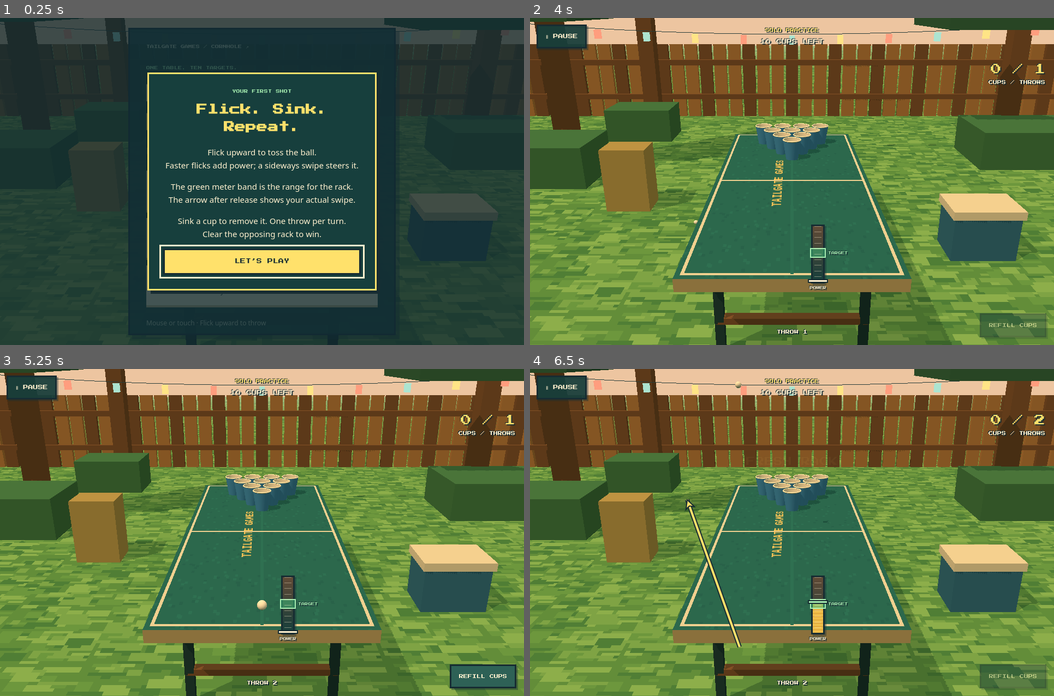
Above: before the commit, frames 1-4 (two rows, left to right).
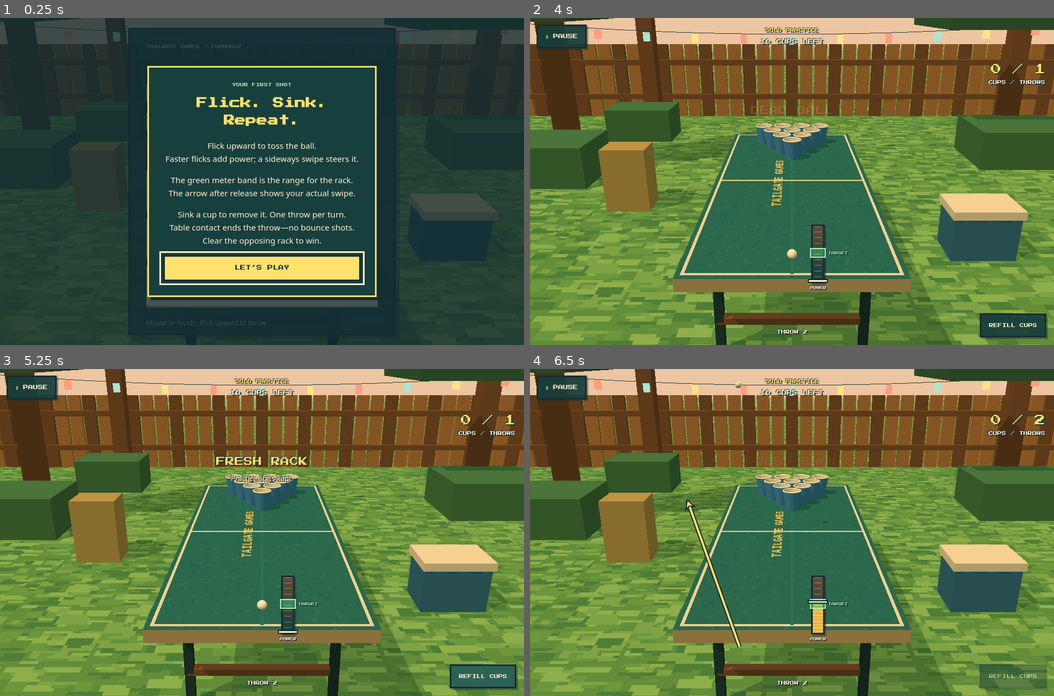
Above: after the commit, the same moments.

Repository: Ashe-Oro/backyard-games
Game: browser game, page beer-pong/index.html
The game is run twice, just before and just after one commit, with the same random seed, the same clock (stepped at 60 frames per second) and the same inputs.
Inputs (mouse positions are in pixels of both pictures, inside the frame that each line leads up to):
- Up to frame 1 (0.25 s): no input
- Up to frame 2 (4 s): click "LET’S PLAY" at 0.27 s; click "SOLO PRACTICE Unlimited throw…" at 0.52 s; move the mouse to (792, 214) at 1.07 s; click "REFILL CUPS" at 1.27 s; move the mouse to (687, 148) at 1.67 s; click "REFILL CUPS" at 1.87 s; press the mouse at (896, 132) at 2.27 s; release the mouse at (792, 116) at 2.4 s; move the mouse to (870, 246) at 2.87 s; move the mouse to (661, 263) at 3.47 s
- Up to frame 3 (5.25 s): press the mouse at (262, 467) at 4.07 s; release the mouse at (209, 646) at 4.2 s; click (482, 676) at 4.27 s, where only the run after the commit has a clickable "REFILL CUPS"; move the mouse to (419, 548) at 4.67 s; click (482, 676) at 4.87 s, where only the run after the commit has a clickable "REFILL CUPS"
- Up to frame 4 (6.5 s): move the mouse to (634, 532) at 5.27 s; click "REFILL CUPS" at 5.47 s; press the mouse at (739, 646) at 5.87 s; release the mouse at (687, 499) at 6 s; move the mouse to (844, 418) at 6.47 s

The runs differ from the first frame. In frame 1, 7.6% of the frame differs, in the area x 28-73%, y 14-87%; in frame 2, 1.0%; in frame 3, 0.5%; in frame 4, nothing differs.

Commit message:
End Beer Pong throws on table contact

Diff:
--- a/beer-pong/game.js
+++ b/beer-pong/game.js
@@ -88,7 +88,7 @@
 function targetWindow(){const rack=cups.filter(c=>c.team===1-state.turn&&c.alive);const powers=rack.map(c=>powerForPoint(c.x,c.z));
  return powers.length?{lo:Math.min(...powers)-.012,hi:Math.max(...powers)+.012}:{lo:.4,hi:.6};}
 function newBall(team,power,slope=0){const direction=team===0?-1:1,screenRight=team===0?1:-1,yaw=clamp(Math.atan(slope)*.65,-.35,.35),speed=3.2+clamp(power,0,1)*3.4;
- return {team,power,state:'fly',p:new THREE.Vector3(0,RELEAS …(181 unchanged characters)… ),age:0,sinkAge:0,hitCup:null,bounces:0,tableBounces:0,rimHits:0};}
+ return {team,power,state:'fly',p:new THREE.Vector3(0,RELEAS …(181 unchanged characters)… ),age:0,sinkAge:0,hitCup:null,bounces:0,deadReason:null,rimHits:0};}
 function stepBall(b,dt){
  if(b.state!=='fly')return;b.age+=dt;b.prev.copy(b.p);b.v.y-=G*dt;b.p.addScaledVector(b.v,dt);
  for(const c of cups){
@@ -111,8 +111,8 @@
   }
  }
  const onTable=Math.abs(b.p.x)<TABLE_W/2+BALL_R&&Math.abs(b.p.z-TABLE_Z)<TABLE_L/2+BALL_R;
- if(onTable&&b.p.y<=TABLE_Y+BALL_R&&b.prev.y>=TABLE_Y+BALL_R){b.p.y=TABLE_Y+BALL_R;b.v.y=Math.abs(b.v.y)*.65;b.v.x*=.88;b.v.z*=.88;b.bounces++;b.tableBounces++;}
- if(b.p.y<=BALL_R){b.p.y=BALL_R;b.v.y=Math.abs(b.v.y)*.28;b.v.x*=.65;b.v.z*=.65;b.bounces++;if(b.v.length()<.3||b.bounces>5)b.state='done';}
+ if(onTable&&b.p.y<=TABLE_Y+BALL_R&&b.prev.y>=TABLE_Y+BALL_R){b.p.y=TABLE_Y+BALL_R;b.v.set(0,0,0);b.deadReason='table';b.state='done';return;}
+ if(b.p.y<=BALL_R){b.p.y=BALL_R;b.v.set(0,0,0);b.deadReason='ground';b.state='done';return;}
  if(b.age>5||Math.abs(b.p.x)>7||b.p.z>8||b.p.z<-10)b.state='done';
 }
 let meterDirty=true;
@@ -171,6 +171,7 @@
 function finishShot(scoredCup=null){
  const team=state.turn;
  if(scoredCup){scoredCup.alive=false;scoredCup.group.visible=false;celebrate(scoredCup);if(scoredCup.team!==team)state.hits[team]++;message(scoredCup.team===team?'OWN CUP!':'CUP!',scoredCup.team===team?'That one came back to bite.':`${remaining(scoredCup.team)} cups left.`,1.2);}
+ else if(ball?.deadReason==='table')message('DEAD BALL','Touched the table.',.95);
  else message('NO CUP',ball?.rimHits?'Off the cup. Try a different angle.':'Adjust your power or swipe angle.',.95);
  ball=null;flying.visible=false;
  if(state.mode==='practice'&&remaining(1)===0){state.phase='over';$('result-tag').textContent='RACK CLEARED';$('result- …(215 unchanged characters)…
@@ -234,6 +235,6 @@
  startMatch,throwWith:launchShot,refill:refillCups,
  _screen:(x,y,z)=>{const p=new THREE.Vector3(x,y,z).project(camera);return {x:(p.x+1)*wrap.clientWidth/2,y:(1-p.y)*wrap.clientHeight/2};},
  _powerFor:(id)=>{const c=cups[id];return powerForPoint(c.x,c.z);},
- _probe:(power,slope=0,team=0)=>{const b=newBall(team,power,slope);for(let i=0;i<1440&&b.state==='fly';i++)stepBall(b,1/240);return {state:b.state,cup:b.hitCup?.id??null,p:b.p.toArray(),rimHits:b.rimHits,bounces:b.bounces,tableBounces:b.tableBounces};},
+ _probe:(power,slope=0,team=0)=>{const b=newBall(team,power,slope);for(let i=0;i<1440&&b.state==='fly';i++)stepBall(b,1/240);return {state:b.state,cup:b.hitCup?.id??null,p:b.p.toArray(),v:b.v.toArray(),rimHits:b.rimHits,bounces:b.bounces,deadReason:b.deadReason};},
  _dropAt:(id)=>{if(!humanReady())return false;const c=cups[id];if(!c.alive||!c.enabled)return false;ball=newBall(state. …(206 unchanged characters)…
 };
--- a/beer-pong/index.html
+++ b/beer-pong/index.html
@@ -47,7 +47,7 @@
     <p class="eyebrow">YOUR FIRST SHOT</p><h2 id="help-title">Flick. Sink. Repeat.</h2>
     <p>Flick upward to toss the ball.<br>Faster flicks add power; a sideways swipe steers it.</p>
     <p>The green meter band is the range for the rack.<br>The arrow after release shows your actual swipe.</p>
-    <p>Sink a cup to remove it. One throw per turn.<br>Clear the opposing rack to win.</p>
+    <p>Sink a cup to remove it. One throw per turn.<br>Table contact ends the throw—no bounce shots.<br>Clear the opposing rack to win.</p>
     <button id="help-done" autofocus>LET’S PLAY</button>
   </dialog>
   <dialog id="pause" class="dialog-card" aria-labelledby="pause-title"><h2 id="pause-title">Paused</h2><p>Your next cup can wait.</p><button id="resume" autofocus>RESUME GAME</button><button class="secondary" id="pause-menu">MAIN MENU</button></dialog>
--- a/tests/beer_pong_check.cjs
+++ b/tests/beer_pong_check.cjs
@@ -17,11 +17,14 @@
   assert.deepEqual(await page.evaluate(()=>__pong.state.remaining),[10,10]);
   const probes=await page.evaluate(()=>__pong.state.cups.filter(c=>c.team===1).map(c=>({id:c.id,result:__pong._probe(__pong._powerFor(c.id),Math.tan(Math.atan2(c.x,Math.abs(c.z-.55))/.65))})));
   for(const probe of probes){assert.equal(probe.result.state,'sink');assert.equal(probe.result.cup,probe.id,'Each cup must be individually reachable');}
-  const bounce=await page.evaluate(()=>{
+  const contacts=await page.evaluate(()=>{
    let rim=false,table=false;
-   for(let p=.18;p<.8;p+=.025)for(let slope=-.25;slope<=.25;slope+=.04){const b=__pong._probe(p,slope);rim ||= b.rimHits>0;table ||= b.tableBounces>0;if(rim&&table)return {rim,table};}
+   for(let p=.18;p<.8;p+=.025)for(let slope=-.25;slope<=.25;slope+=.04){const b=__pong._probe(p,slope);rim ||= b.rimHits>0;table ||= b.deadReason==='table';if(rim&&table)return {rim,table};}
    return {rim,table};
-  });assert(bounce.rim&&bounce.table,'Physics must support rim and table/ground bounces');
+  });assert(contacts.rim&&contacts.table,'Physics must support rim contact and dead table contact');
+  const dead=await page.evaluate(()=>__pong._probe(.18,0));
+  assert.equal(dead.state,'done');assert.equal(dead.deadReason,'table');assert.equal(dead.cup,null);
+  assert.deepEqual(dead.v,[0,0,0]);assert.equal(dead.bounces,0,'Table contact cannot rebound or score');
   for(const [width,height]of [[1440,900],[1280,800],[390,844],[456,872],[844,390]]){
    await page.setViewportSize({width,height});await page.waitForTimeout(120);
    const view=await page.evaluate(()=>{
@@ -47,6 +50,8 @@
   await page.waitForTimeout(500);assert.deepEqual(await page.evaluate(()=>__pong.state.ball),frozen,'Pause must freeze ball physics');
   assert.equal(await page.evaluate(()=>__pong.throwWith(.5)),false);
   await page.keyboard.press('Escape');await page.waitForFunction(()=>__pong.state.phase==='aim');
+  assert.equal(await page.evaluate(()=>__pong.state.hits[0]),1,'A table-contact shot must not score');
+  assert.equal(await page.evaluate(()=>__pong.state.remaining[1]),10,'Dead ball must leave the rack intact');
   await page.locator('#refill').click();
   // Complete the rack through the same sink detector used by normal shots.
   for(let id=10;id<20;id++){
